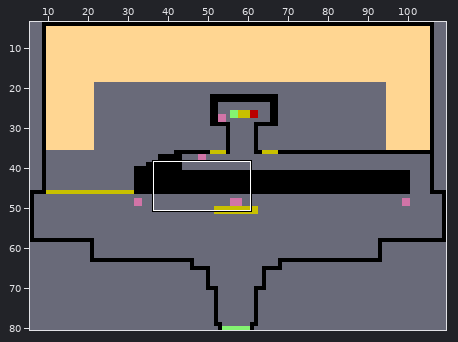
Level history. LDtk project: LD_Arene_FinACTE_II.ldtk. The first picture is a wide view before the edit; the outline marks the close-up.
Close-up. As it was:
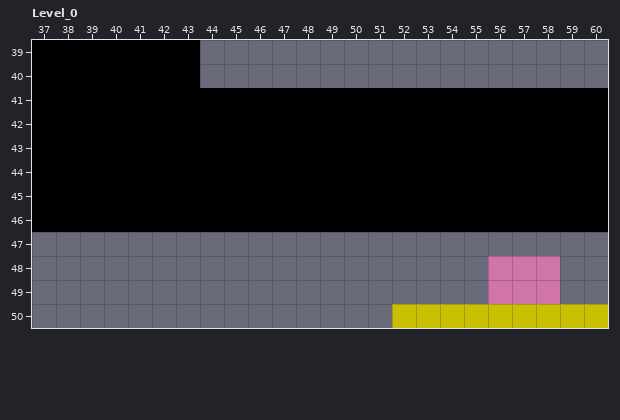
Cells are 4x4 px. Shown: Level_0 x 37..60, y 39..50. The commit also changed other parts of the map, which this record leaves out.
The same view after the edit:
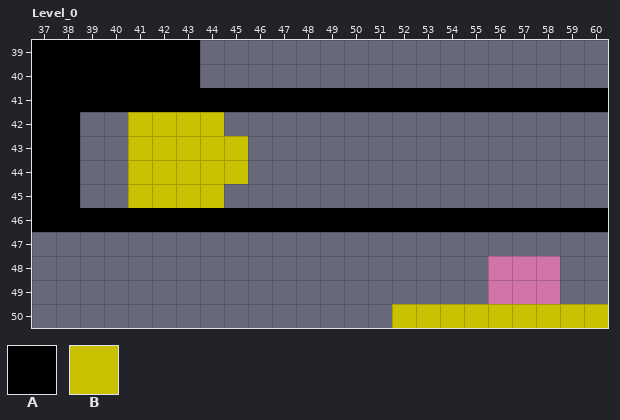
Key: from "IntGrid": A 1 "Murs_Limite", B 6 "Point_Clef".
_ is an empty cell.
Tiles replaced or removed in this view: A.
What changed:
Changed rows in their new state; . is an unchanged cell.
Layer "IntGrid":
first column x 39:
42 __BBBB________________
43 __BBBBB_______________
44 __BBBBB_______________
45 __BBBB________________
Pixel boxes of the changes (left, top, right, bottom) in both close-ups:
changed: (80, 112, 608, 208)
